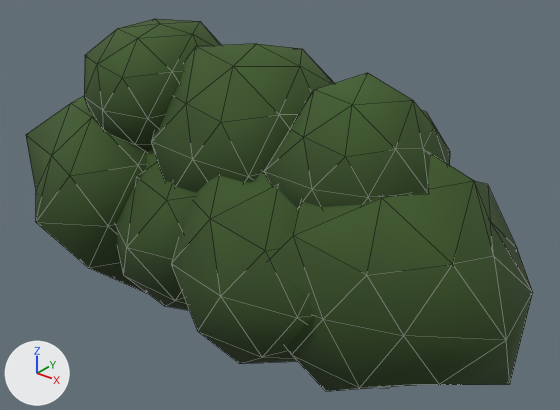
Renders of the glTF model public/campagna/siepe-1.glb from each side of a commit.
Both versions are drawn from a camera (50 mm lens) standing at (2.19, -2.56, 2.14) and looking at (0.1, 0.06, 0.52). Lighting does not change. The marker at lower left points along +X, +Y and +Z. The first picture is the older version. Mesh edges are drawn as thin lines. Vertices at exactly the same position are counted once.

Objects in the first picture: 'siepe-1'.
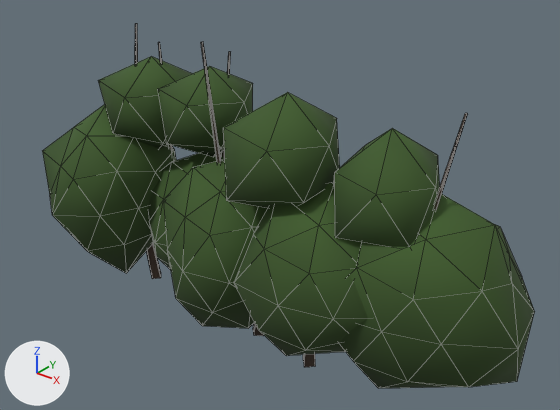
Boxes (x1, y1, x2, y2) around the edits, measured in the pictures (560 x 410 px):
'siepe-1', reshaped: before (26, 19, 533, 392); after (42, 23, 535, 388)
part 1 of me_siepe_1, rebuilt: before (264, 73, 450, 210); after (334, 128, 440, 247)
part 2 of me_siepe_1, rebuilt (25% narrower, 19% shorter): before (270, 153, 533, 392); after (339, 194, 535, 388)
part 3 of me_siepe_1, rebuilt: before (26, 96, 147, 293); after (42, 104, 176, 273)
part 4 of me_siepe_1, rebuilt: before (84, 19, 221, 151); after (98, 56, 192, 148)
part 5 of me_siepe_1, rebuilt: before (116, 149, 197, 310); after (163, 159, 268, 328)
part 6 of me_siepe_1, rebuilt: before (171, 170, 314, 364); after (234, 183, 368, 356)
part 7 of me_siepe_1, cut back: before (151, 43, 334, 193); after (135, 23, 467, 270)

What changed in the scene script:
```text
Change me_siepe_1:
    used by ob_siepe_1; location = (0.0, 0.0, 0.0)
    remove me_siepe_1.from_pydata(...)  # 334 vertices, 600 faces; spans x -1.42..1.36, y -0.67..0.64, z -0.21..1.31
    add me_siepe_1.from_pydata(...)  # 334 vertices, 556 faces; spans x -1.32..1.37, y -0.52..0.58, z -0.21..1.31
    me_siepe_1 part 1: the loose piece of 42 vertices spanning x 0.23..0.96, y -0.35..0.4, z 0.56..1.27 is rebuilt with 12 vertices and now spans x 0.44..0.93, y -0.25..0.3, z 0.52..1.07
    me_siepe_1 part 2: the loose piece of 42 vertices spanning x 0.17..1.36, y -0.51..0.64, z -0.11..1.03 is rebuilt with 42 vertices and now spans x 0.44..1.37, y -0.32..0.58, z -0.1..0.8
    me_siepe_1 part 3: the loose piece of 42 vertices spanning x -1.42..-0.33, y -0.67..0.48, z -0.09..1.01 is rebuilt with 42 vertices and now spans x -1.32..-0.58, y -0.52..0.27, z -0.03..0.87
    me_siepe_1 part 4: the loose piece of 42 vertices spanning x -0.98..-0.16, y -0.41..0.36, z 0.64..1.31 is rebuilt with 12 vertices and now spans x -0.96..-0.47, y -0.22..0.29, z 0.61..1.11
    me_siepe_1 part 5: the loose piece of 42 vertices spanning x -0.85..0.33, y -0.56..0.6, z -0.09..0.98 is rebuilt with 42 vertices and now spans x -0.42..0.32, y -0.43..0.3, z -0.12..0.76
    me_siepe_1 part 6: the loose piece of 42 vertices spanning x -0.22..0.92, y -0.6..0.53, z -0.11..0.99 is rebuilt with 42 vertices and now spans x 0.09..0.93, y -0.44..0.37, z -0.02..0.79
    me_siepe_1 part 7
    42 vertices are removed from x -0.46..0.48, y -0.39..0.57, z 0.45..1.28
    80 faces are deleted
    102 vertices are added at x -0.86..0.99, y -0.39..0.47, z -0.03..1.31
    156 new faces join them
```
